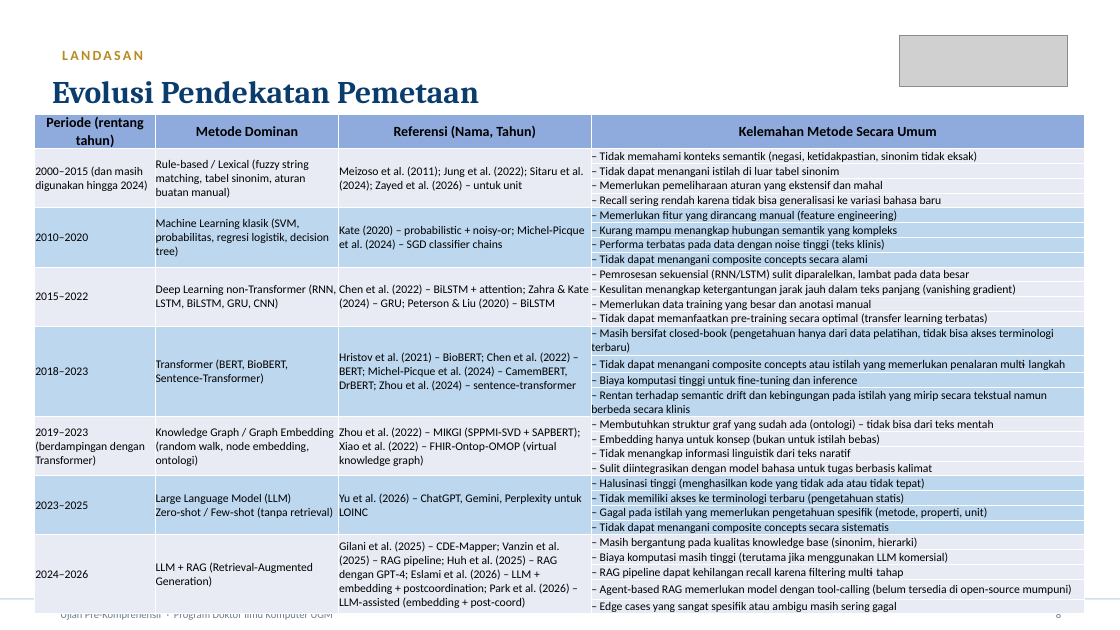
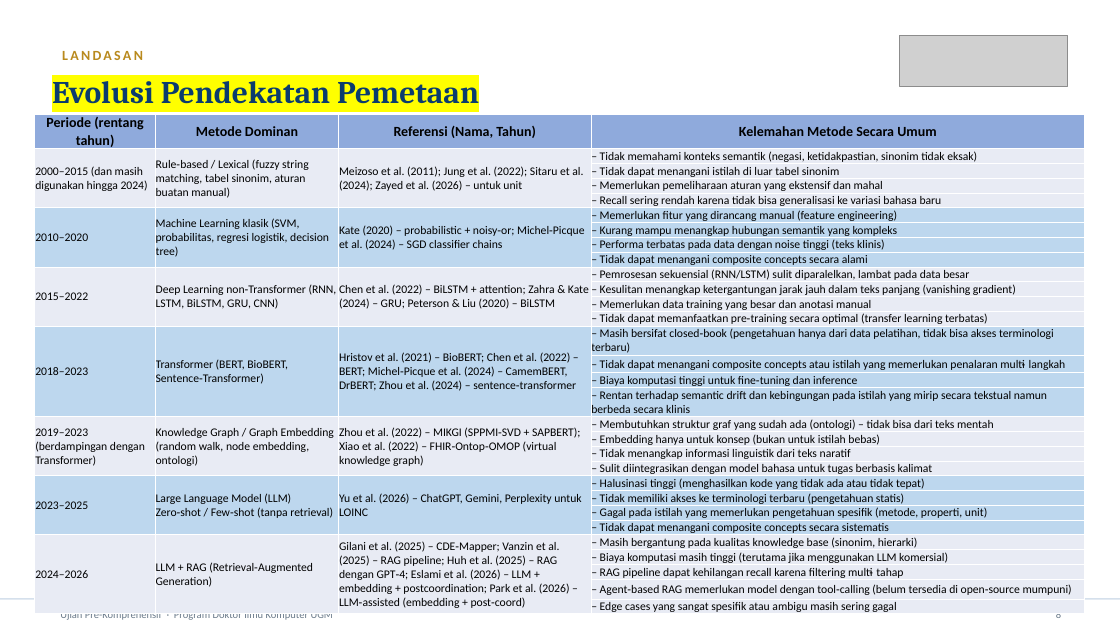
Before and after one commit to InizioBit/cde_mapper, a slide deck: slide 9 of Riset/PRESENTASI_UJIAN_PRE_KOMPREHENSIF_anie.pptx. Drawn at 1120x630 pixels with LibreOffice and Linux fonts; fonts in the diff are those of the drawing; grey boxes stand for pictures. Boxes give left, top, right and bottom in pixels: in the first picture for what was removed or moved away, otherwise in the second. Text is boxed around its words. In the diff, an @@ line names an element or a change of style, - is before the commit and + after.

```diff
--- a/Riset/PRESENTASI_UJIAN_PRE_KOMPREHENSIF_anie.pptx
+++ b/Riset/PRESENTASI_UJIAN_PRE_KOMPREHENSIF_anie.pptx
@@ title "Evolusi Pendekatan Pemetaan" at [52, 81, 479, 104]: highlight none to #FFFF00 @@
```
Also in this commit, not shown: 15 other slides changed, 2 slides added, 8 slides removed, 2 other files.
